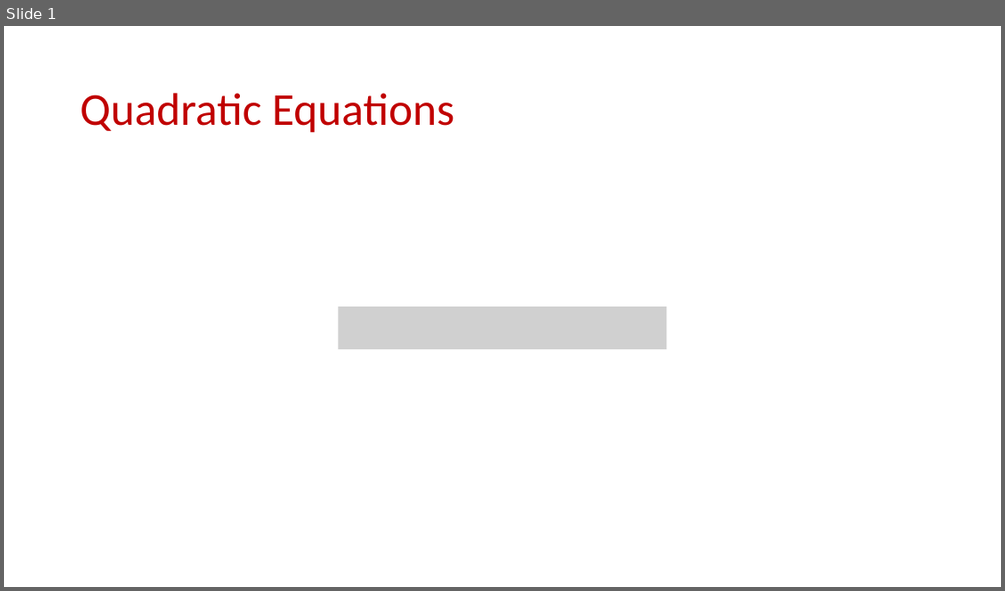
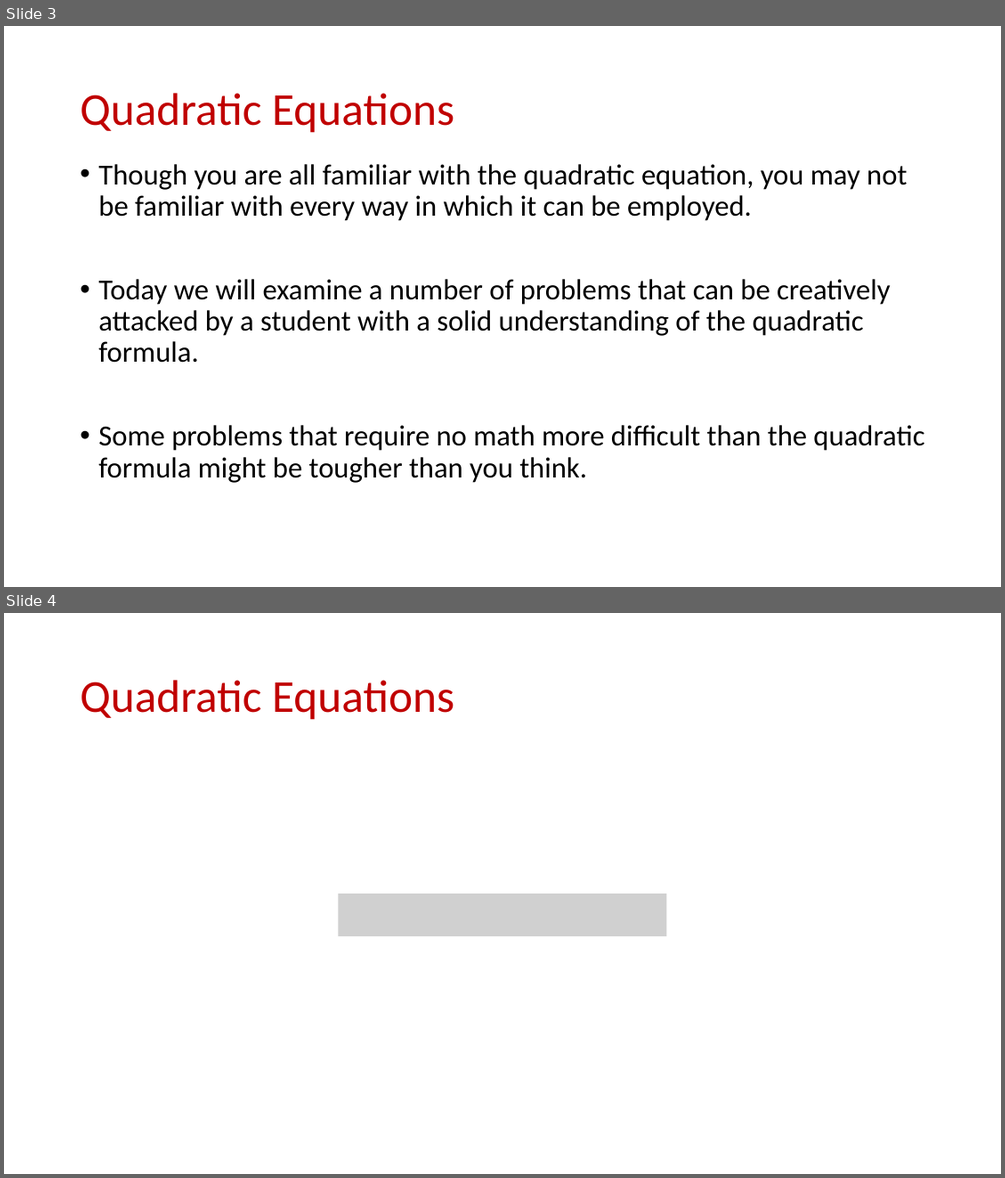
Before and after one commit to samsonzhou/samsonzhou.github.io, a slide deck: TAMU-math-circle/L1.pptx. Shown one above the other, each under a label of ours: slide 1 before the commit, slides 3 and 4 after it. The pictures are 1005x591 and 1005x1178 pixels, drawn with LibreOffice and Linux fonts; fonts in the diff are those of the drawing; grey boxes stand for pictures. Boxes give left, top, right and bottom in pixels: in the first picture for what was removed or moved away, otherwise in the second. Text is boxed around its words. In the diff, an @@ line names an element or a change of style, - is before the commit and + after.

```diff
--- a/TAMU-math-circle/L1.pptx
+++ b/TAMU-math-circle/L1.pptx
@@ slide 3 added at (4, 26, 1001, 587), background #FFFFFF @@
@@ title added at (80, 93, 454, 133), 44 pt, text #C00000 @@
+Quadratic Equations
@@ text added at (98, 164, 924, 483), 28 pt, text #000000 @@
+• Though you are all familiar with the quadratic equation, you may not be familiar with every way in which it can be employed.
+• Today we will examine a number of problems that can be creatively attacked by a student with a solid understanding of the quadratic formula.
+• Some problems that require no math more difficult than the quadratic formula might be tougher than you think.
@@ what was slide 1 is now slide 4 @@
```
Also in this commit, not shown: 7 slides changed, 53 other slides added, 3 other files.
